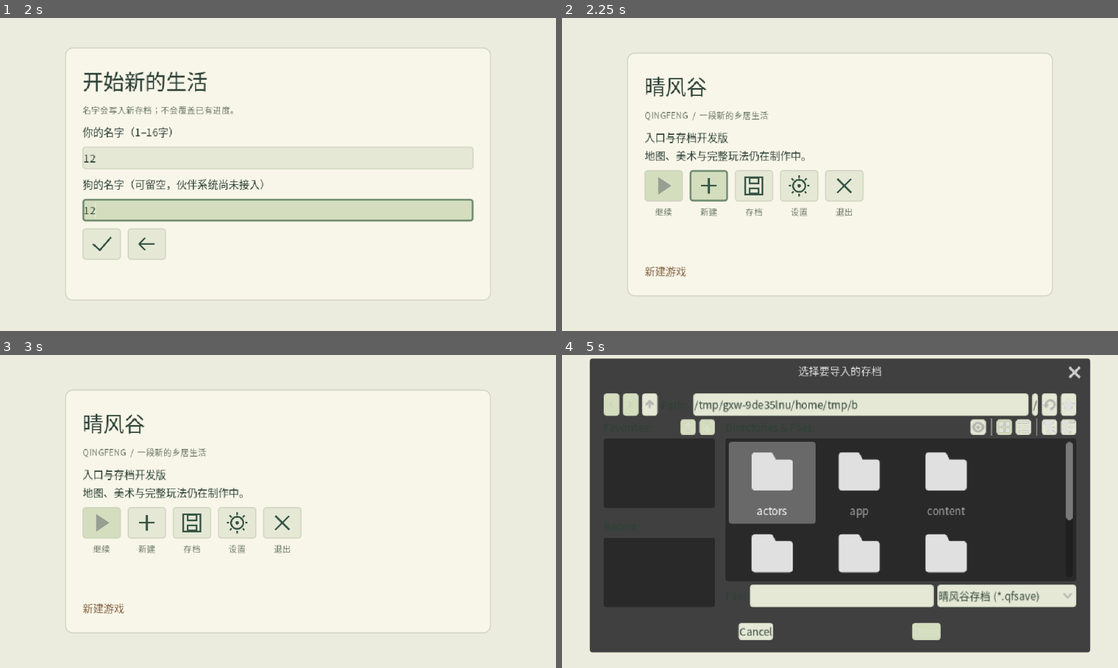
Above: before the commit, frames 1-4 (two rows, left to right).
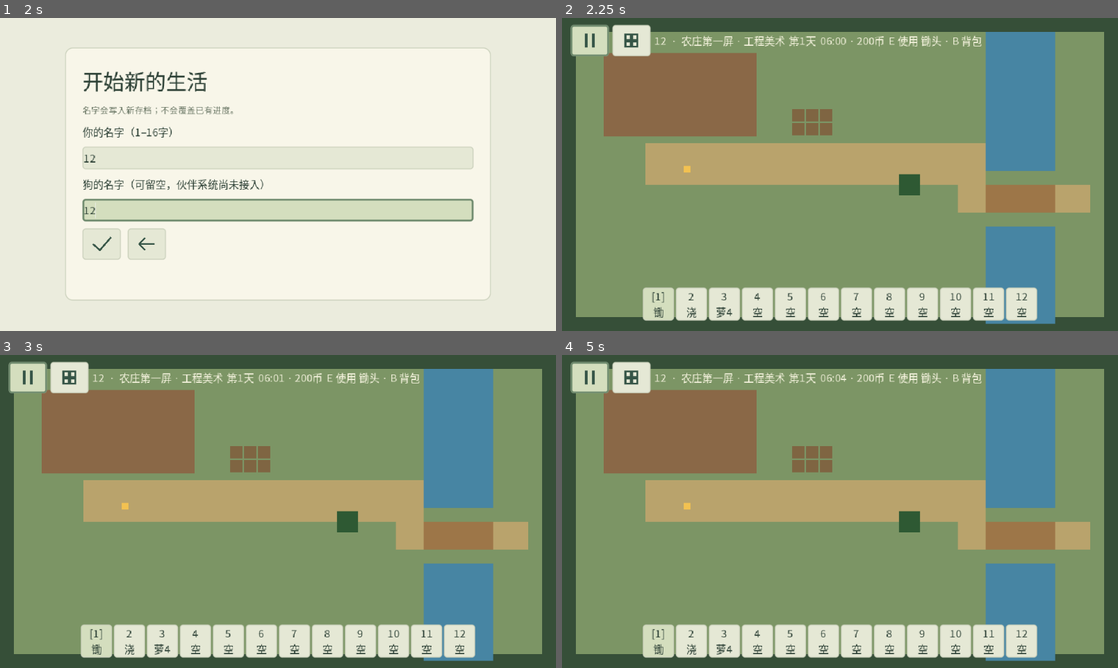
Above: after the commit, the same moments.

Repository: natefox2017/qingfeng
Game: Godot game, scene res://app/main.tscn
Same seed, same stepped clock (60 frames per second), same inputs: the game is played once before the commit and once after it.
Inputs (mouse positions are in pixels of both pictures, inside the frame that each line leads up to):
- Up to frame 1 (2 s): click (144, 187) at 0.52 s; click (278, 158) at 1.27 s; type "12" at 1.35 s; click (278, 208) at 1.5 s; type "12" at 1.58 s
- Up to frame 2 (2.25 s): click (662, 243) at 2.02 s
- Up to frame 3 (3 s): click (27, 376) at 2.77 s
- Up to frame 4 (5 s): click (756, 524) at 3.52 s; click (662, 583) at 4.27 s

Frame 1 is identical in both runs. In frame 2, 94% of the frame differs, in the area x 0-100%, y 0-100%; in frame 3, 94%; in frame 4, 96%.

Commit message:
Keep village layout validation valid before ready

Diff:
--- a/game/world/village_first_screen.gd
+++ b/game/world/village_first_screen.gd
@@ -34,7 +34,8 @@
 	var resident_anchors := get_resident_anchor_definitions()
 	if resident_anchors.size() != $ResidentAnchors.get_child_count() or resident_anchors.is_empty():
 		return false
-	if not is_instance_valid(neighbor_resident) or not neighbor_resident.has_method("set_schedule_target") or String(neighbor_resident.resident_id)!="resident.neighbor":
+	var neighbor := get_node_or_null("FootSorted/NeighborResident")
+	if neighbor==null or not neighbor.has_method("set_schedule_target") or String(neighbor.resident_id)!="resident.neighbor":
 		return false
 	var resident_ids: Dictionary = {}
 	for definition: Dictionary in resident_anchors:
